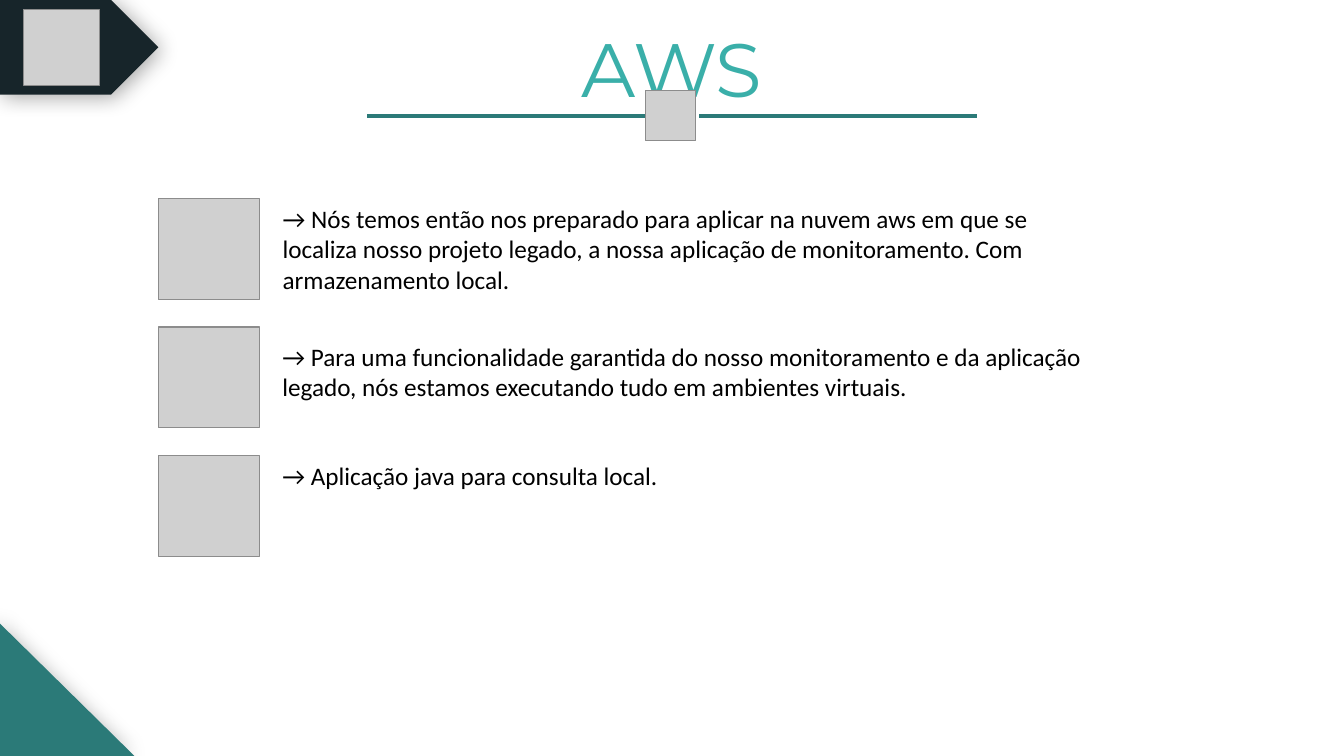
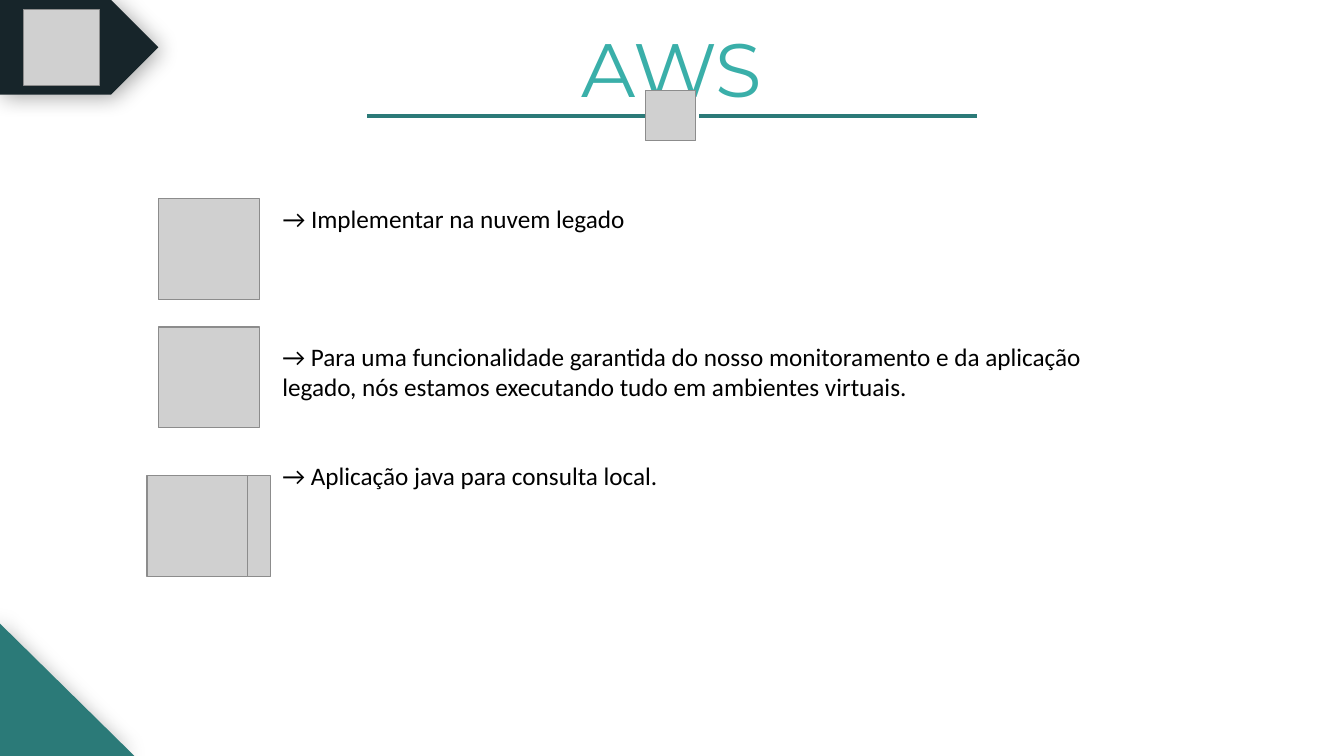
Before and after one commit to BandTec/grupo-10-ccoa-20201, a slide deck: slide 14 of MONITORAMENTO/Documentação/PPTs/Cold Stock Apresentação - Sprint 2.pptx. Drawn at 1344x756 pixels with LibreOffice and Linux fonts; fonts in the diff are those of the drawing; grey boxes stand for pictures. Boxes give left, top, right and bottom in pixels: in the first picture for what was removed or moved away, otherwise in the second. Text is boxed around its words. In the diff, an @@ line names an element or a change of style, - is before the commit and + after.

```diff
--- a/MONITORAMENTO/Documentação/PPTs/Cold Stock Apresentação - Sprint 2.pptx
+++ b/MONITORAMENTO/Documentação/PPTs/Cold Stock Apresentação - Sprint 2.pptx
@@ text at <box>311,210,624,233</box>: text changed @@
-→ Nós temos então nos preparado para aplicar na nuvem aws em que se localiza nosso projeto legado, a nossa aplicação de monitoramento. Com armazenamento local.
+→ Implementar na nuvem legado
@@ picture added at <box>147,476,248,577</box> @@
@@ picture: place and size @@
-picture at <box>158,456,259,557</box>
+picture at <box>170,476,271,577</box>
```
Also in this commit, not shown: 1 other slide changed, 2 other files.
